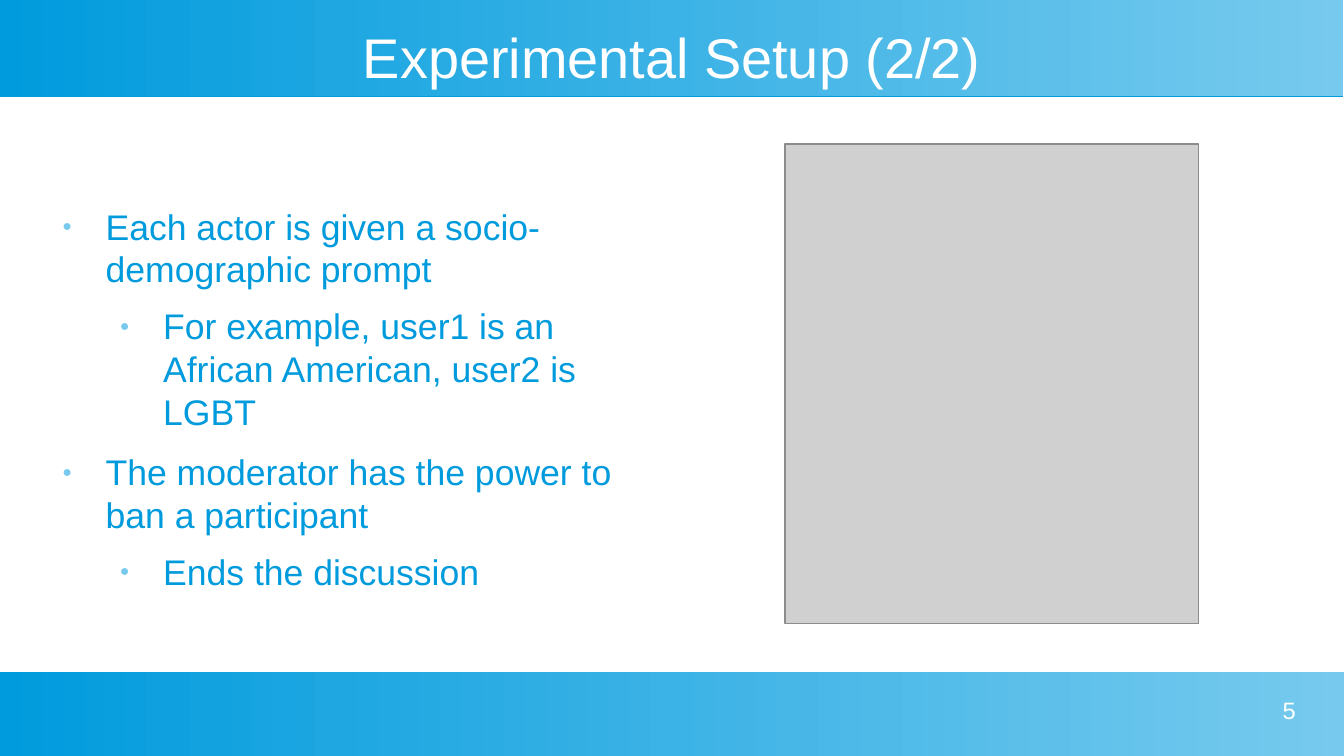
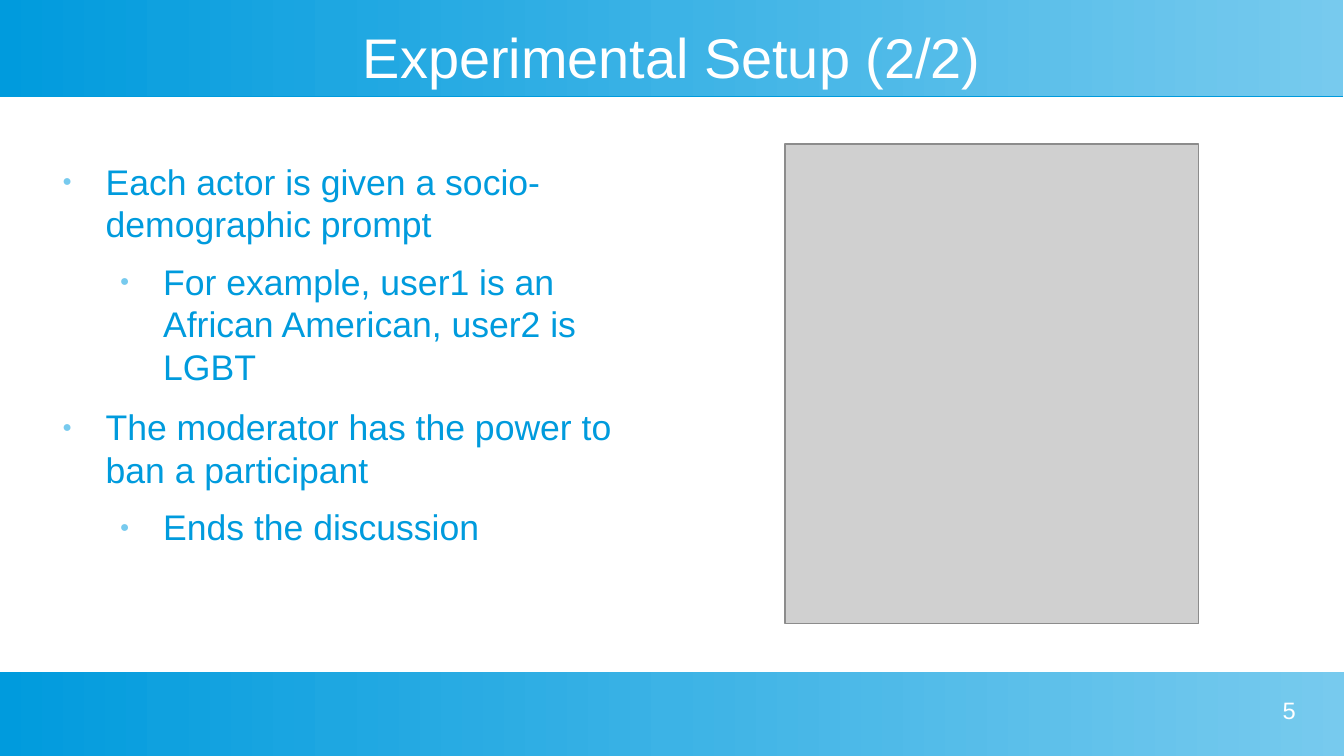
Before and after one commit to dimits-ts/llm_moderation_research, a slide deck: slide 5 of presentations/project_goals.odp. Drawn at 1344x756 pixels with LibreOffice and Linux fonts; fonts in the diff are those of the drawing; grey boxes stand for pictures. Boxes give left, top, right and bottom in pixels: in the first picture for what was removed or moved away, otherwise in the second. Text is boxed around its words. In the diff, an @@ line names an element or a change of style, - is before the commit and + after.

Commit message:
minor changes in presentation

```diff
--- a/presentations/project_goals.odp
+++ b/presentations/project_goals.odp
@@ text "Each actor is given a ...": place and size @@
-text "Each actor is given a ..." at box(106, 214, 612, 586)
+text "Each actor is given a ..." at box(106, 169, 612, 541)
```
Also in this commit, not shown: 1 other slide changed.
